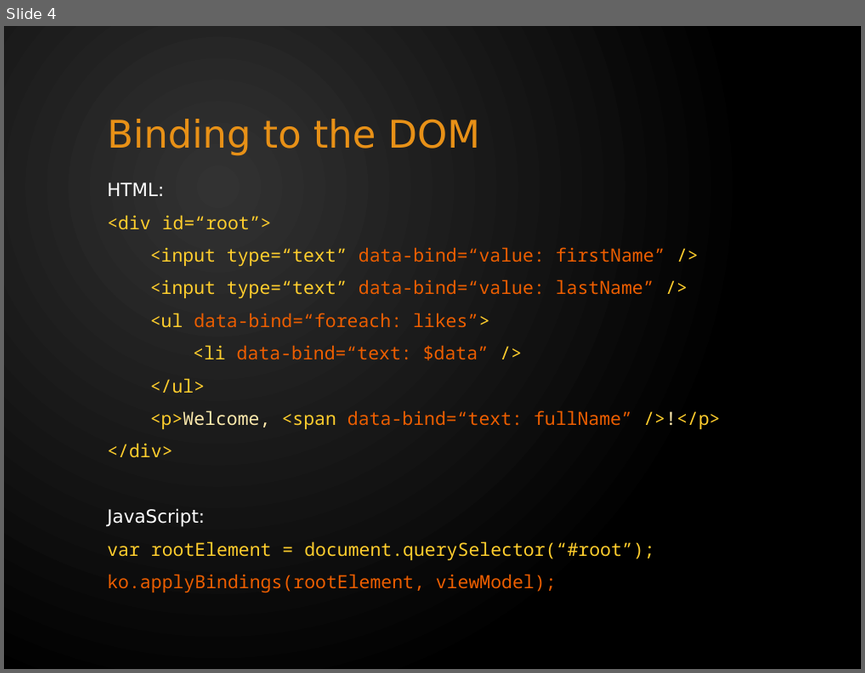
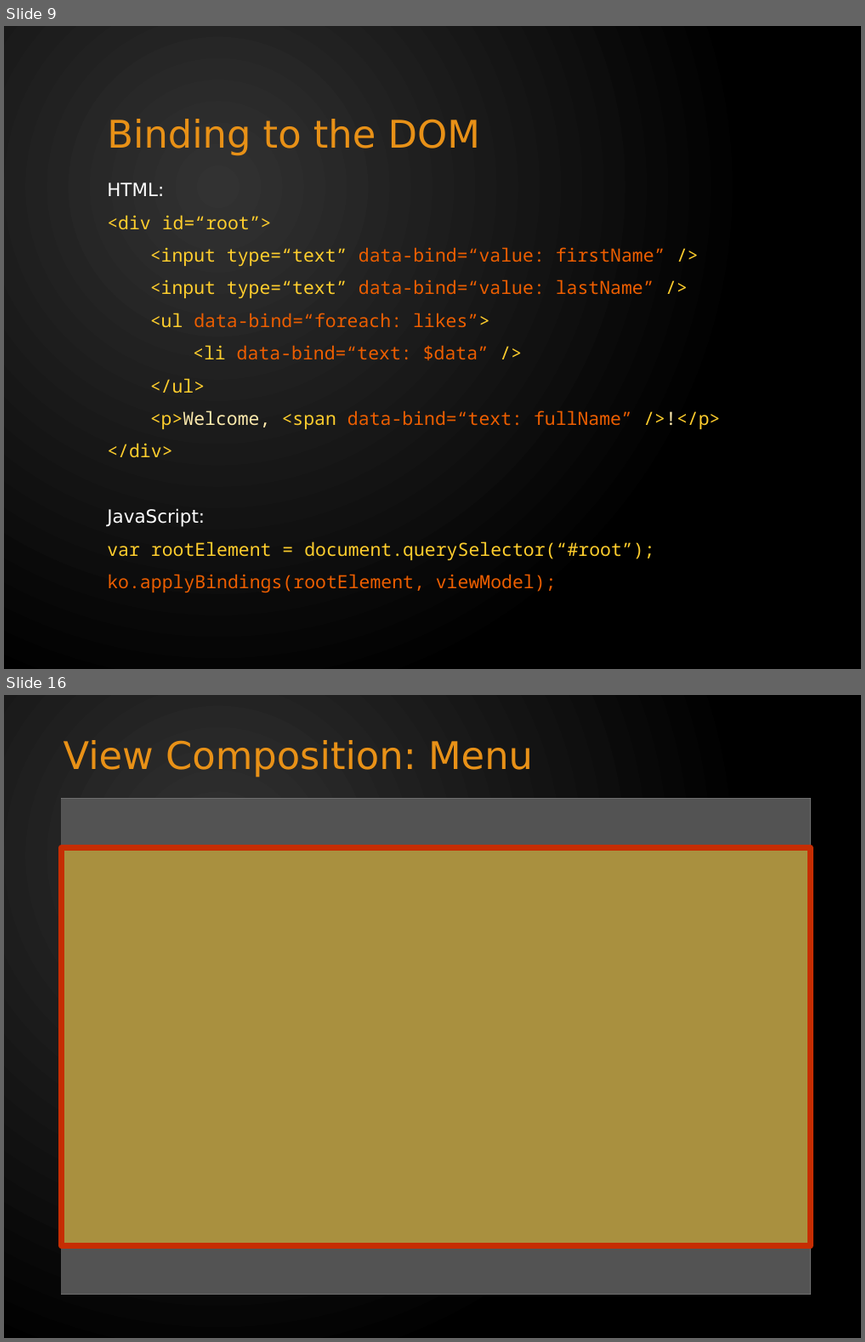
Before and after one commit to tomas-skalicky/c24.PizzaDiNoccatello, a slide deck: docs/Knockout - Quick Intro.pptx. Shown one above the other, each under a label of ours: slide 4 before the commit, slides 9 and 16 after it; the slides between them are not shown. The pictures are 865x673 and 865x1342 pixels, drawn with LibreOffice and Linux fonts; fonts in the diff are those of the drawing; grey boxes stand for pictures. Boxes give left, top, right and bottom in pixels: in the first picture for what was removed or moved away, otherwise in the second. Text is boxed around its words. In the diff, an @@ line names an element or a change of style, - is before the commit and + after.

```diff
--- a/docs/Knockout - Quick Intro.pptx
+++ b/docs/Knockout - Quick Intro.pptx
@@ slide 16 added at (x1=4, y1=695, x2=861, y2=1338), background gradient #323232 to #000000 @@
@@ title added at (x1=64, y1=740, x2=533, y2=777), 32 pt, text #E89117 @@
+View Composition: Menu
@@ picture added at (x1=62, y1=798, x2=811, y2=1293) @@
@@ rectangle added at (x1=62, y1=799, x2=811, y2=1294), fill #000000 at 60% opacity @@
@@ rectangle added at (x1=62, y1=847, x2=811, y2=1246), fill #FFCE2D at 50% opacity, outline #C62D03 5 pt @@
@@ what was slide 4 is now slide 9 @@
```
Also in this commit, not shown: 22 other slides added, 5 slides removed.
